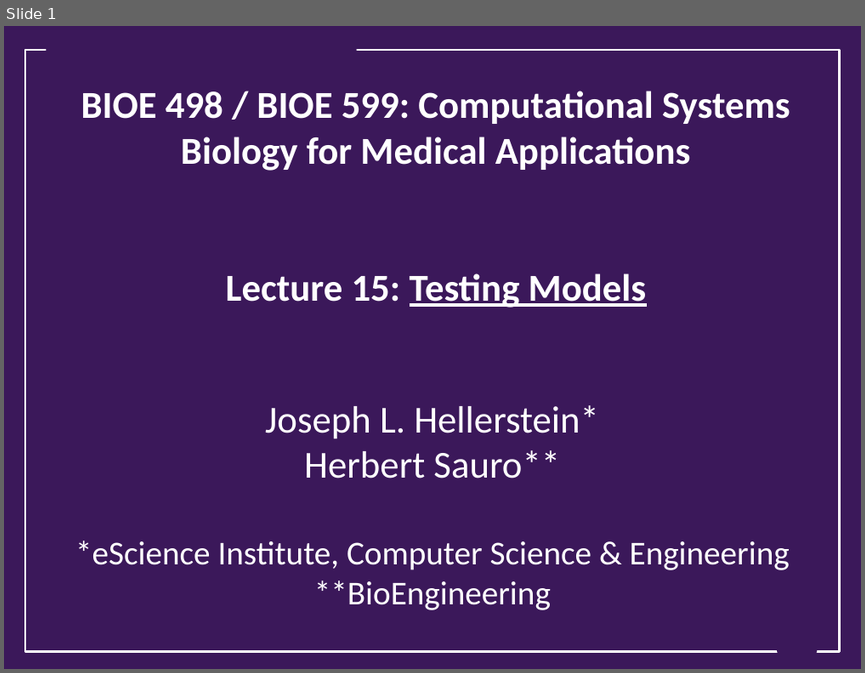
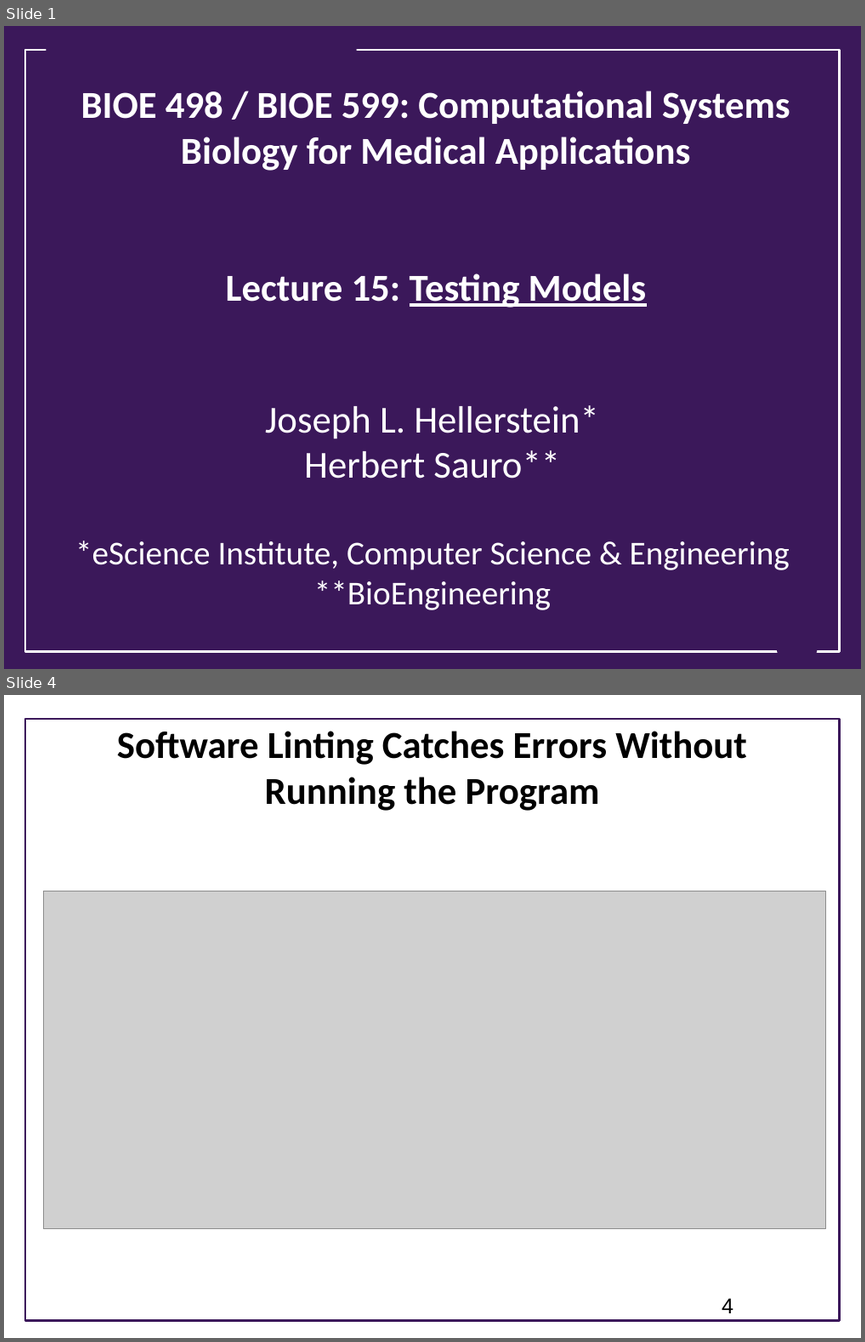
Before and after one commit to ModelEngineering/advancing-biomedical-models, a slide deck: lecture_15/15_static_testing.pptx. Shown one above the other, each under a label of ours: slide 1 before the commit, slides 1 and 4 after it; the slides between them are not shown. The pictures are 865x673 and 865x1342 pixels, drawn with LibreOffice and Linux fonts; fonts in the diff are those of the drawing; grey boxes stand for pictures; background and template pictures are left out. Boxes give left, top, right and bottom in pixels: in the first picture for what was removed or moved away, otherwise in the second. Text is boxed around its words. In the diff, an @@ line names an element or a change of style, - is before the commit and + after.

```diff
--- a/lecture_15/15_static_testing.pptx
+++ b/lecture_15/15_static_testing.pptx
@@ slide 4 added at (x1=4, y1=695, x2=861, y2=1338), background #FFFFFF @@
@@ rectangle added at (x1=25, y1=719, x2=840, y2=1321), outline #3B185A 1.75 pt @@
@@ title added at (x1=117, y1=731, x2=747, y2=811), 32 pt, text #000000, bold @@
+Software Linting Catches Errors Without Running the Program
@@ picture added at (x1=43, y1=891, x2=825, y2=1228) @@
@@ page number added at (x1=721, y1=1298, x2=733, y2=1313), 18 pt, text #000000 @@
+4
```
Also in this commit, not shown: 1 slide changed, 13 other slides added.
